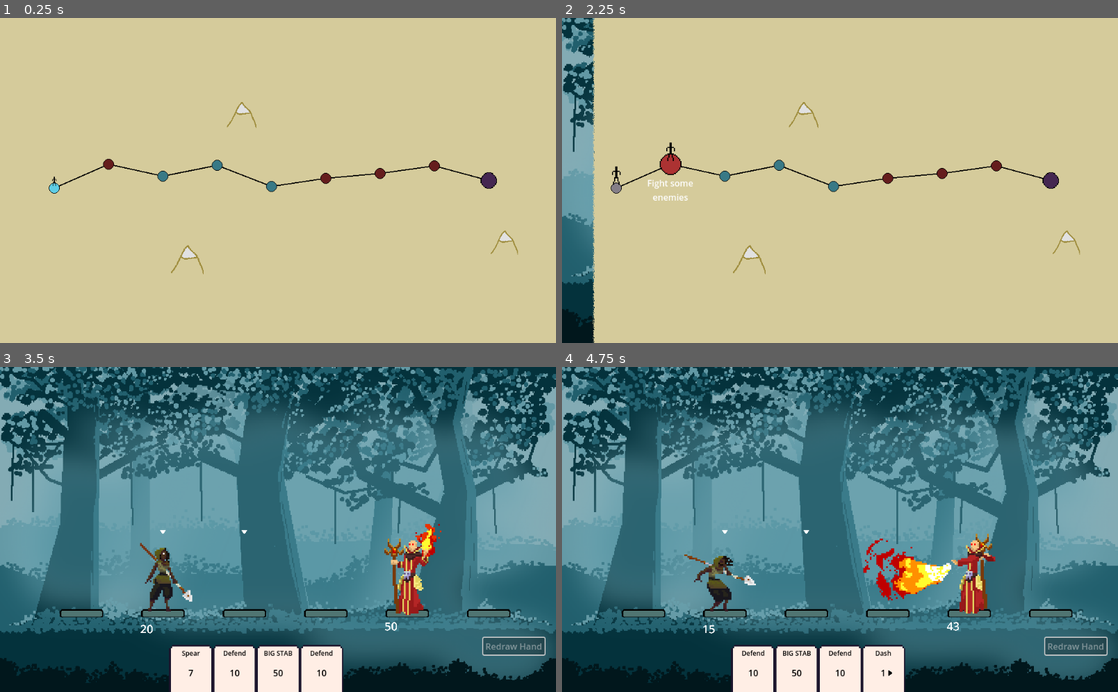
Above: before the commit, frames 1-4 (two rows, left to right).
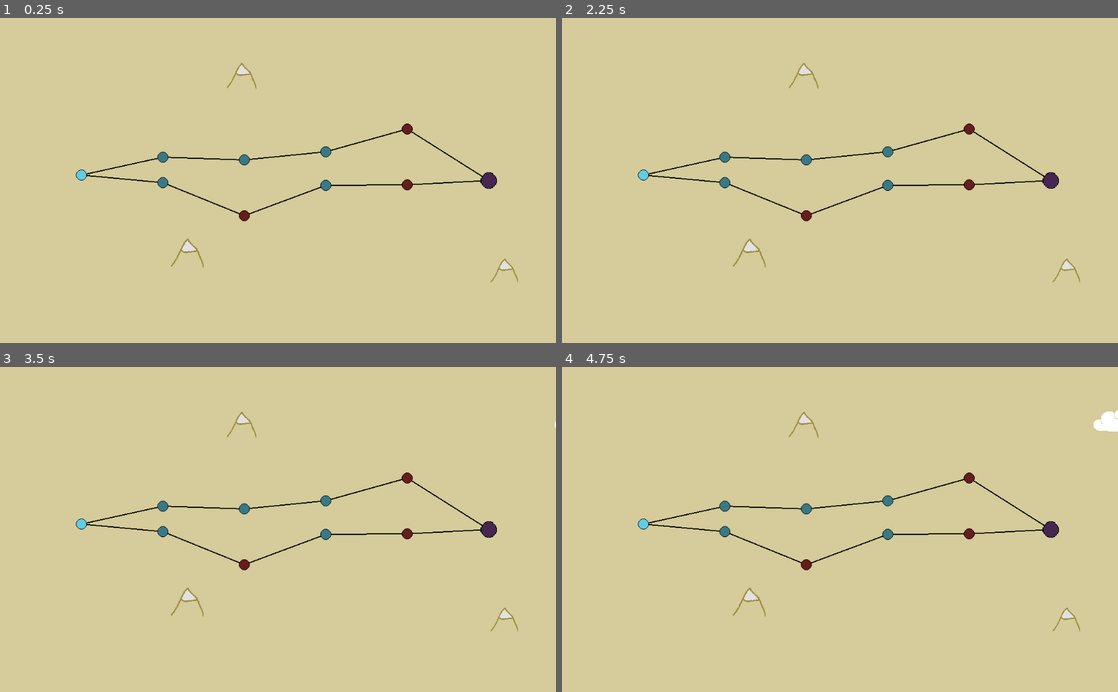
Above: after the commit, the same moments.

Repository: maxnovak/card-battle-time
Game: Godot game, scene res://Game.tscn
The game is run twice, just before and just after one commit, with the same random seed, the same clock (stepped at 60 frames per second) and the same inputs.
Inputs (mouse positions are in pixels of both pictures, inside the frame that each line leads up to):
- Up to frame 1 (0.25 s): no input
- Up to frame 2 (2.25 s): tap Enter at 0.5 s; move the mouse to (617, 187) at 0.52 s; click (617, 187) at 0.67 s; move the mouse to (745, 180) at 1.27 s; click (745, 180) at 1.42 s; tap Space at 2 s; move the mouse to (673, 164) at 2.02 s; click (673, 164) at 2.17 s
- Up to frame 3 (3.5 s): click (511, 646) at 2.75 s, where only the run before the commit has a clickable "Redraw Hand"
- Up to frame 4 (4.75 s): move the mouse to (751, 672) at 3.52 s; click (751, 672) at 3.67 s; move the mouse to (773, 656) at 4.27 s; click (773, 656) at 4.42 s

The runs differ from the first frame. In frame 1, 2.4% of the frame differs, in the area x 8-94%, y 13-82%; in frame 2, 8.5%; in frame 3, 100%; in frame 4, 100%, in the area x 0-100%, y 0-100%.

Commit message:
Create two paths for map and add icon to show where player is

Diff:
--- a/Map/Location/Location.tscn
+++ b/Map/Location/Location.tscn
@@ -54,7 +54,6 @@
 position = Vector2(0, -14)
 sprite_frames = SubResource("SpriteFrames_moqw4")
 animation = &"idle"
-frame_progress = 0.964424
 speed_scale = 0.25
 
 [connection signal="input_event" from="Area2D" to="." method="_on_area_2d_input_event"]
--- a/Map/Location/location.gd
+++ b/Map/Location/location.gd
@@ -7,14 +7,19 @@
 var type: LocationClass.Types
 
 @export
-var parent: Location
+var parent: Array[Location]
+
+@export
+var child: Array[Location]
 
 var active: bool
+var available: bool
 
 func _ready():
 	var path = LocationClass.TypeTextureMap[type]
 	var locationSprite = load(path)
 	$Icon.texture = locationSprite
+	$Marker.play("idle")
 
 func _on_area_2d_mouse_entered():
 	if active:
@@ -35,7 +40,7 @@
 	$Tooltip.text = ""
 
 func _on_area_2d_input_event(_viewport, event, _shape_idx):
-	if !active:
+	if !available:
 		return
 
 	if event.is_pressed() && event.button_index == MOUSE_BUTTON_LEFT:
@@ -45,14 +50,19 @@
 		var locationSprite = load(path)
 		$Icon.texture = locationSprite
 		$Icon.scale = Vector2(1.0, 1.0)
+		$Marker.scale = Vector2(1.0, 1.0)
+		$Marker.position.y = -14
 		$Area2D/CollisionShape2D.scale = Vector2(1.0, 1.0)
 		$Tooltip.text = ""
 		$Area2D.disconnect("mouse_entered", _on_area_2d_mouse_entered)
 		$Area2D.disconnect("input_event", _on_area_2d_input_event)
 
 func _process(_delta):
-	if !active:
+	if !available:
 		$Icon.modulate = Color.html("#969696")
 	else:
 		$Icon.modulate = Color.html("#ffffff")
+	if active:
 		$Marker.visible = true
+	else:
+		$Marker.visible = false
--- a/Map/map.gd
+++ b/Map/map.gd
@@ -11,46 +11,78 @@
 ]
 var rng = RandomNumberGenerator.new()
 
-const NumberOfLocations = 8
-const LocationStepDistance = 100
-const LocationMinHeight = 270
-const LocationMaxHeight = 320
+const NumberOfLocations = 4
+const LocationStepDistance = 150
+const LocationTopMinHeight = 300
+const LocationTopMaxHeight = 370
+const LocationBottomMinHeight = 200
+const LocationBottomMaxHeight = 270
 const MountainMinSize = 0.5
 const MountainMaxSize = 1.0
 const MountainMinX = 25
 const MountainMaxX = 990
 const MountainTopMinY = 45
-const MountainTopMaxY = 200
-const MountainBottomMinY = 400
+const MountainTopMaxY = 150
+const MountainBottomMinY = 420
 const MountainBottomMaxY = 575
-
-var activeLocation = 0
 
 func _ready():
 	populateLandscape()
 	createLocations()
 
 func createLocations():
-	var previousLocation: Location
+	var firstLocation = location.instantiate()
+	firstLocation.type = LocationTypes[rng.randi_range(0, LocationTypes.size()-1)]
+	firstLocation.position = Vector2(LocationStepDistance,290)
+	firstLocation.location_event.connect(_on_location_event.bind(firstLocation))
+	firstLocation.available = true
+	$Locations.add_child(firstLocation, true)
+
+	#Final Location
+	var boss = location.instantiate()
+	boss.type = LocationClass.Types.BOSS
+	boss.position = Vector2(NumberOfLocations*LocationStepDistance+LocationStepDistance*2, 300)
+	boss.location_event.connect(_on_location_event.bind(boss))
+	boss.scale = Vector2(1.5, 1.5)
+	$Locations.add_child(boss, true)
+
+	#top row
+	var previousLocation = firstLocation
 	for i in range(NumberOfLocations):
 		var spot = location.instantiate()
 		spot.type = LocationTypes[rng.randi_range(0, LocationTypes.size()-1)]
-		spot.parent = previousLocation
+		spot.parent.append(previousLocation)
 		spot.position = Vector2(
-			i*LocationStepDistance+LocationStepDistance,
-			rng.randi_range(LocationMinHeight, LocationMaxHeight)
+			i*LocationStepDistance+LocationStepDistance*2,
+			rng.randi_range(LocationTopMinHeight, LocationTopMaxHeight)
 		)
-		spot.location_event.connect(_on_location_event)
+		spot.location_event.connect(_on_location_event.bind(spot))
 		$Locations.add_child(spot, true)
+		previousLocation.child.append(spot)
 		previousLocation = spot
-	#Final Location
-	var boss = location.instantiate()
-	boss.type = LocationClass.Types.BOSS
-	boss.parent = previousLocation
-	boss.position = Vector2(NumberOfLocations*LocationStepDistance+LocationStepDistance, 300)
-	boss.location_event.connect(_on_location_event)
-	boss.scale = Vector2(1.5, 1.5)
-	$Locations.add_child(boss, true)
+		if i == NumberOfLocations - 1:
+			boss.parent.append(previousLocation)
+			previousLocation.child.append(boss)
+#
+	#bottom row
+	previousLocation = firstLocation
+	for i in range(NumberOfLocations):
+		var spot = location.instantiate()
+		spot.type = LocationTypes[rng.randi_range(0, LocationTypes.size()-1)]
+		spot.parent.append(previousLocation)
+		spot.position = Vector2(
+			i*LocationStepDistance+LocationStepDistance*2,
+			rng.randi_range(LocationBottomMinHeight, LocationBottomMaxHeight)
+		)
+		spot.location_event.connect(_on_location_event.bind(spot))
+		$Locations.add_child(spot, true)
+		previousLocation.child.append(spot)
+		previousLocation = spot
+		if i == NumberOfLocations - 1:
+			boss.parent.append(previousLocation)
+			previousLocation.child.append(boss)
+
+
 
 func populateLandscape():
 	#Top Range
@@ -78,19 +110,23 @@
 		$Mountains.add_child(mountain)
 
 func _process(_delta):
-	$Locations.get_children()[activeLocation].active = true
 	if $DelayStart.is_stopped() && $CloudTimer.is_stopped() && $Clouds.get_child_count() < 3:
 		$CloudTimer.start()
 		add_cloud()
 
 func _draw():
 	for spot in $Locations.get_children():
-		if spot.parent != null:
-			draw_line(spot.parent.global_position, spot.global_position, Color.BLACK, 2.0)
+		for node in spot.parent:
+			draw_line(node.global_position, spot.global_position, Color.BLACK, 2.0)
 
-func _on_location_event(type):
+func _on_location_event(type, source):
+	source.active = true
 	change_scene.emit(type)
-	activeLocation += 1
+	for spot in source.parent:
+		print(spot.active)
+		spot.active = false
+	for spot in source.child:
+		spot.available = true
 
 func add_cloud():
 	var tween = create_tween()
